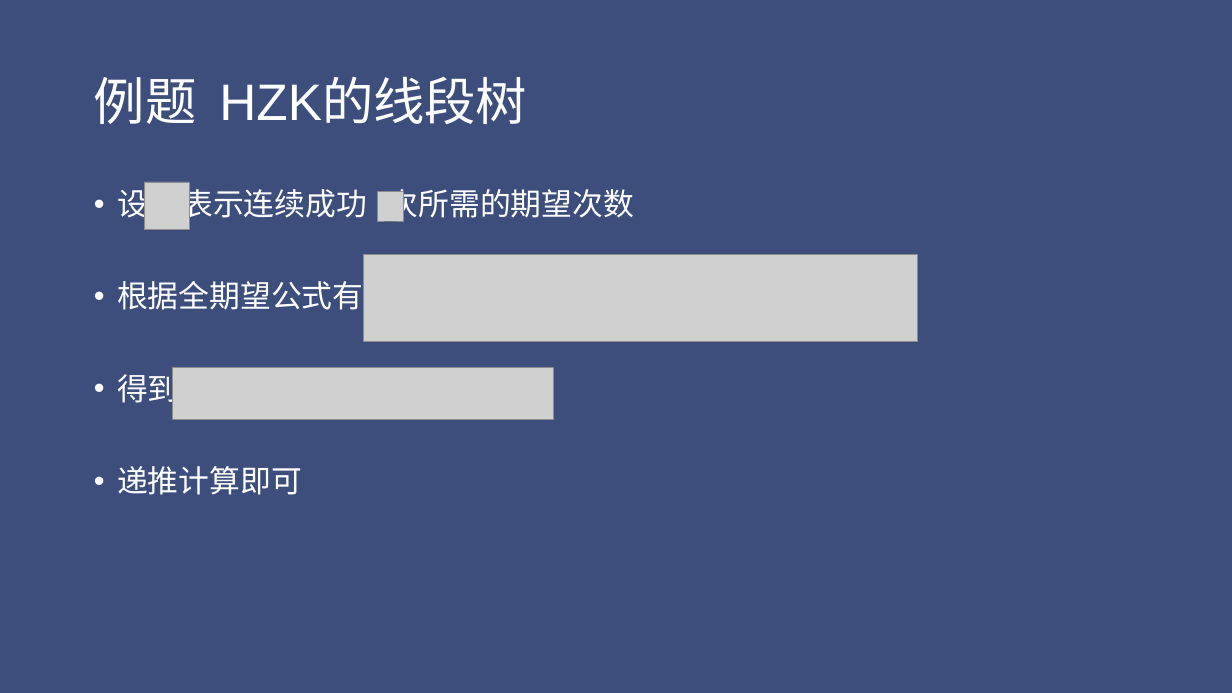
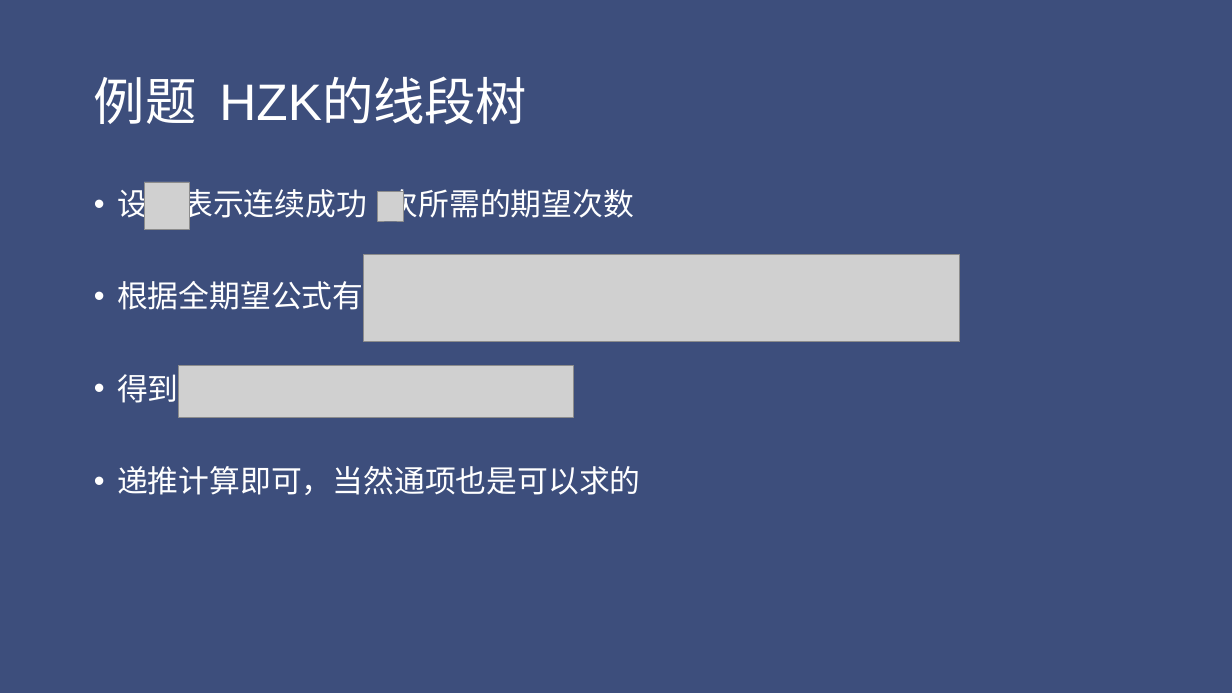
Before and after one commit to Chty-syq/OIblog, a slide deck: slide 21 of file/概率与期望.pptx. Drawn at 1232x693 pixels with LibreOffice and Linux fonts; fonts in the diff are those of the drawing; grey boxes stand for pictures. Boxes give left, top, right and bottom in pixels: in the first picture for what was removed or moved away, otherwise in the second. Text is boxed around its words. In the diff, an @@ line names an element or a change of style, - is before the commit and + after.

```diff
--- a/file/概率与期望.pptx
+++ b/file/概率与期望.pptx
@@ picture: place and size @@
-picture at [364, 255, 919, 342]
+picture at [364, 255, 960, 342]
@@ picture: place and size @@
-picture at [173, 368, 553, 420]
+picture at [178, 365, 573, 417]
@@ text at [117, 466, 641, 495]: text changed @@
-• 递推计算即可
+• 递推计算即可，当然通项也是可以求的
```
Also in this commit, not shown: 9 other slides changed, 44 slides added, 3 other files.
